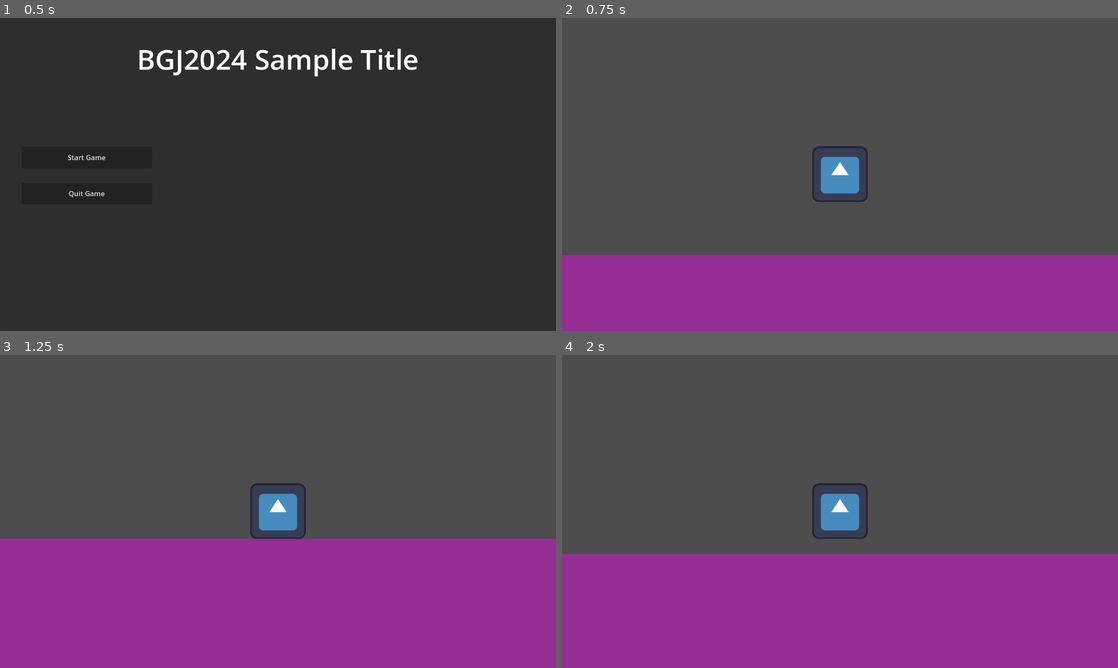
Above: before the commit, frames 1-4 (two rows, left to right).
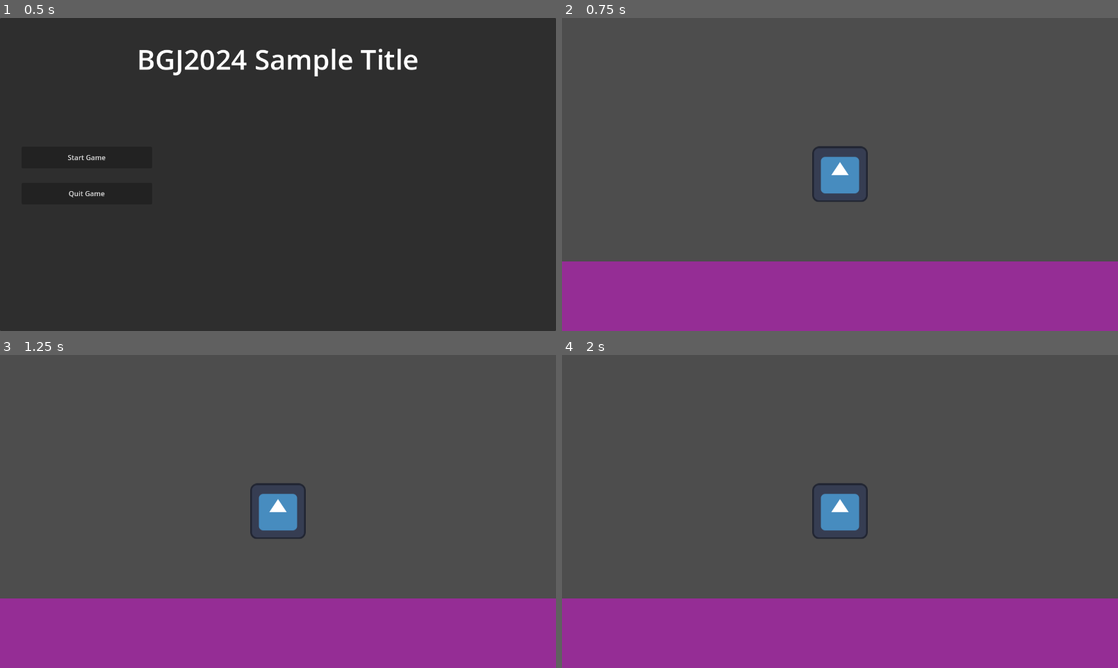
Above: after the commit, the same moments.

Repository: 20TB-ZipBomb/BGJ2024
Game: Godot game, scene res://scenes/main.tscn
Two runs of this game, one before a commit and one after it. Both use one fixed random seed, a clock stepped at 60 frames per second and the inputs below. The engine's default icon, where the game draws it, is replaced by a stand-in: a white triangle on a blue panel in a dark square.
Inputs:
- Up to frame 1 (0.5 s): no input
- Up to frame 2 (0.75 s): click "Start Game" at 0.5 s
- Up to frame 3 (1.25 s): no input
- Up to frame 4 (2 s): tap Enter (ui_accept) at 1.25, 1.35, 1.52, 1.82 s; hold D (move_right) from 1.28 s (still down)

Frame 1 is identical in both runs. In frame 2, 2.0% of the frame differs, in the area x 0-100%, y 75-78%; in frame 3, 19%, in the area x 0-100%, y 58-78%; in frame 4, 14%.

Commit message:
Converted to top down

Diff:
--- a/scenes/characters/player.tscn
+++ b/scenes/characters/player.tscn
@@ -8,6 +8,7 @@
 
 [node name="Player" type="CharacterBody2D"]
 collision_layer = 2
+motion_mode = 1
 script = ExtResource("1_g4b2t")
 
 [node name="Camera2D" type="Camera2D" parent="."]
--- a/scenes/ui/main_menu.tscn
+++ b/scenes/ui/main_menu.tscn
@@ -4,6 +4,7 @@
 [ext_resource type="PackedScene" uid="uid://b1amqp52ot6iw" path="res://scenes/levels/test_level.tscn" id="2_mww2v"]
 
 [sub_resource type="SystemFont" id="SystemFont_em61w"]
+subpixel_positioning = 0
 
 [sub_resource type="LabelSettings" id="LabelSettings_y8mke"]
 font = SubResource("SystemFont_em61w")
--- a/scripts/player/player.gd
+++ b/scripts/player/player.gd
@@ -7,21 +7,10 @@
 func _ready() -> void:
 	Globals.player = self
 
-func _physics_process(delta: float) -> void:
-	# Add the gravity.
-	if not is_on_floor():
-		velocity += get_gravity() * delta
-
-	# Handle jump.
-	if Input.is_action_just_pressed("ui_accept") and is_on_floor():
-		velocity.y = jump_velocity
-
+func _physics_process(_delta: float) -> void:
 	# Get the input direction and handle the movement/deceleration.
 	# As good practice, you should replace UI actions with custom gameplay actions.
-	var direction := Input.get_axis("move_left", "move_right")
-	if direction:
-		velocity.x = direction * speed
-	else:
-		velocity.x = move_toward(velocity.x, 0, speed)
+	var direction := Input.get_vector("move_left", "move_right", "move_up", "move_down")
+	velocity = direction * speed
 
 	move_and_slide()
